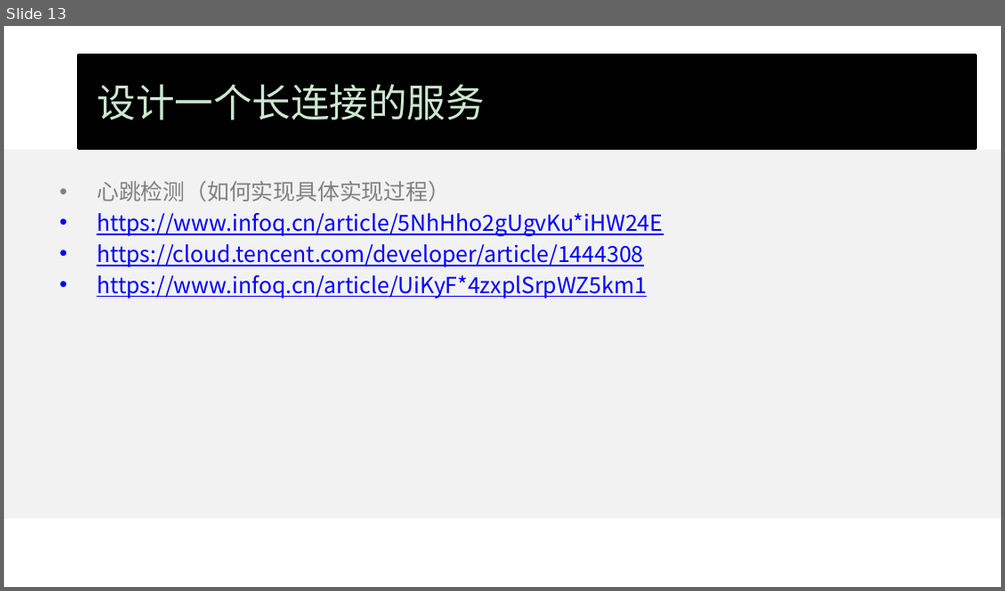
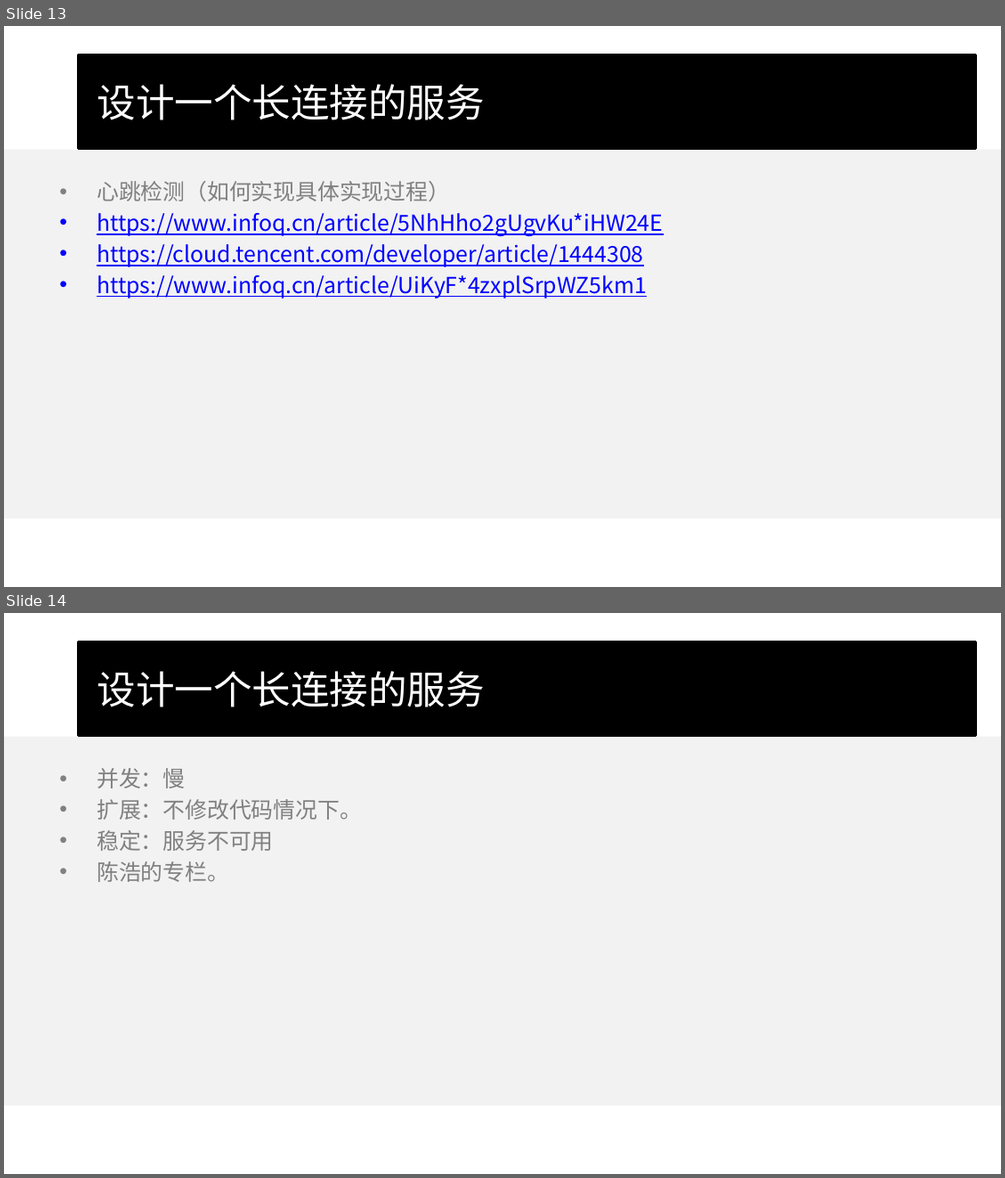
Before and after one commit to wangcy6/weekly, a slide deck: ppt/实战项目.pptx. Shown one above the other, each under a label of ours: slide 13 before the commit, slides 13 and 14 after it. The pictures are 1005x591 and 1005x1178 pixels, drawn with LibreOffice and Linux fonts; fonts in the diff are those of the drawing; background and template pictures are left out. Boxes give left, top, right and bottom in pixels: in the first picture for what was removed or moved away, otherwise in the second. Text is boxed around its words. In the diff, an @@ line names an element or a change of style, - is before the commit and + after.

```diff
--- a/ppt/实战项目.pptx
+++ b/ppt/实战项目.pptx
@@ slide 14 added at (x1=4, y1=613, x2=1001, y2=1174), background #FFFFFF; not listed: 1 template element that a slide beside it also shows @@
@@ title added at (x1=79, y1=641, x2=976, y2=736), fill #000000, outline #000000 2 pt, 28 pt, text #FFFFFF @@
+设计一个长连接的服务
@@ text added at (x1=97, y1=768, x2=362, y2=882), 16 pt, text #808080 @@
+• 并发：慢
+• 扩展：不修改代码情况下。
+• 稳定：服务不可用
+• 陈浩的专栏。
@@ slide 13 changed as well @@
@@ background #CCE8CF to #FFFFFF @@
@@ title "设计一个长连接的服务" at (x1=79, y1=54, x2=976, y2=149): text colour #CCE8CF to #FFFFFF @@
```
Also in this commit, not shown: 13 other slides changed, 4 other slides added, 1 slide removed, 5 other files.
